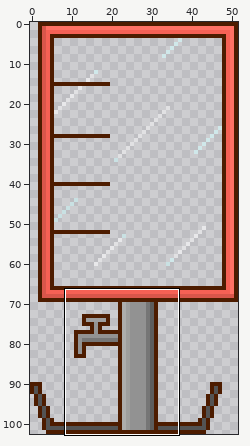
Sprite sheet -- Mizukara/Mizukara/Images/RedM.png. The first picture is a wide view before the edit; the outline marks the close-up.
Close-up. Before the commit:
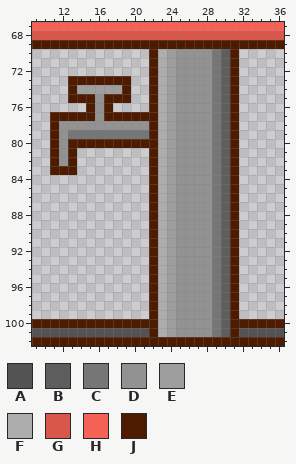
The file is 52x103 pixels. Shown: x 9..36, y 67..102.
Palette (. is transparent): A #535353  B #5d5d5d  C #767676  D #929292  E #9e9e9e  F #adadad  G #d9564b  H #f66155  J #4d1c00
Pixels before, first column x 9:
 67 HHHHHHHHHHHHHHHHHHHHHHHHHHHH
 68 GGGGGGGGGGGGGGGGGGGGGGGGGGGG
 69 JJJJJJJJJJJJJJJJJJJJJJJJJJJJ
 70 .............JFEDDDDCBJ.....
 71 .............JFEDDDDCBJ.....
 72 .............JFEDDDDCBJ.....
 73 ....JJJJJJJ..JFEDDDDCBJ.....
 74 ....JEEEEEJ..JFEDDDDCBJ.....
 75 ....JJJDJJJ..JFEDDDDCBJ.....
 76 ......JDJ....JFEDDDDCBJ.....
 77 ..JJJJJDJJJJJJFEDDDDCBJ.....
 78 ..JDDDDDDDDDDJFEDDDDCBJ.....
 79 ..JDCCCCCCCCCJFEDDDDCBJ.....
 80 ..JDJJJJJJJJJJFEDDDDCBJ.....
 81 ..JDJ........JFEDDDDCBJ.....
 82 ..JDJ........JFEDDDDCBJ.....
 83 ..JJJ........JFEDDDDCBJ.....
 84 .............JFEDDDDCBJ.....
 85 .............JFEDDDDCBJ.....
 86 .............JFEDDDDCBJ.....
 87 .............JFEDDDDCBJ.....
 88 .............JFEDDDDCBJ.....
 89 .............JFEDDDDCBJ.....
 90 .............JFEDDDDCBJ.....
 91 .............JFEDDDDCBJ.....
 92 .............JFEDDDDCBJ.....
 93 .............JFEDDDDCBJ.....
 94 .............JFEDDDDCBJ.....
 95 .............JFEDDDDCBJ.....
 96 .............JFEDDDDCBJ.....
 97 .............JFEDDDDCBJ.....
 98 .............JFEDDDDCBJ.....
 99 .............JFEDDDDCBJ.....
100 JJJJJJJJJJJJJJFEDDDDCBJJJJJJ
101 AAAAAAAAAAAAAJFEDDDDCBJAAAAA
102 JJJJJJJJJJJJJJJJJJJJJJJJJJJJ
Now the later version:
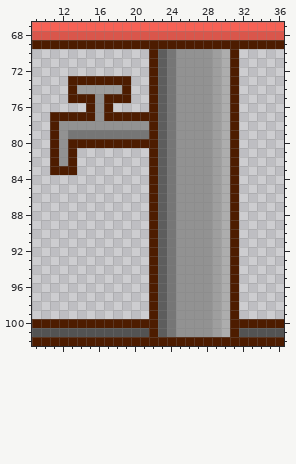
From old to new:
colour B: #5d5d5d -> #adadad
colour F: #adadad -> #5d5d5d
Changed rows in their new state; - is a pixel that keeps its letter.
first column x 24:
 70 C----E
 71 C----E
 72 C----E
 73 C----E
 74 C----E
 75 C----E
 76 C----E
 77 C----E
 78 C----E
 79 C----E
 80 C----E
 81 C----E
 82 C----E
 83 C----E
 84 C----E
 85 C----E
 86 C----E
 87 C----E
 88 C----E
 89 C----E
 90 C----E
 91 C----E
 92 C----E
 93 C----E
 94 C----E
 95 C----E
 96 C----E
 97 C----E
 98 C----E
 99 C----E
100 C----E
101 C----E
